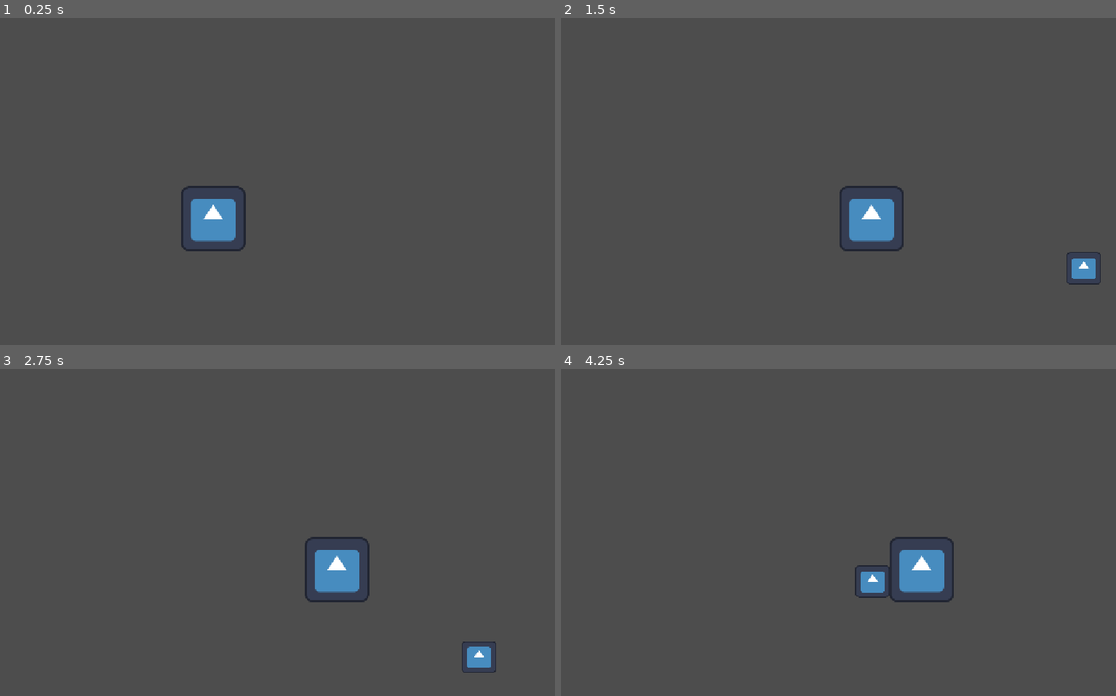
Above: before the commit, frames 1-4 (two rows, left to right).
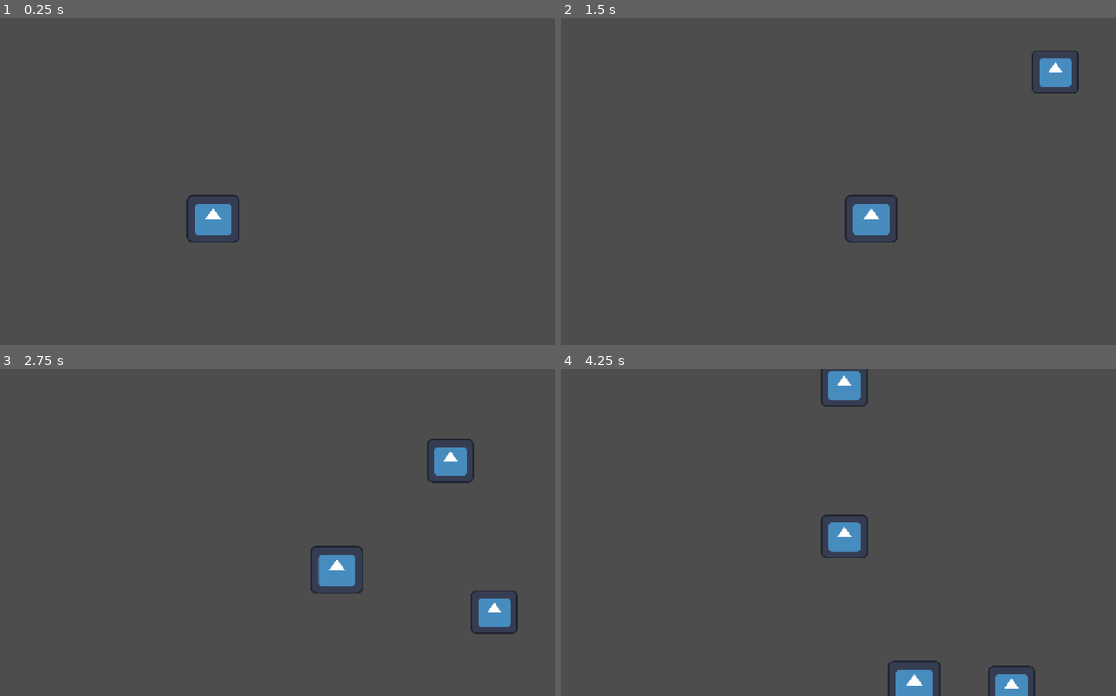
Above: after the commit, the same moments.

Repository: tanst-lang/Zombie-runner
Game: Godot game, scene res://world_scene.tscn
Same seed, same stepped clock (60 frames per second), same inputs: the game is played once before the commit and once after it. The engine's default icon, where the game draws it, is replaced by a stand-in: a white triangle on a blue panel in a dark square.
Inputs:
- Up to frame 1 (0.25 s): no input
- Up to frame 2 (1.5 s): tap Enter at 0.5 s; hold Right (ui_right) 0.53-1.28 s; hold Left (ui_left) from 1.28 s (still down)
- Up to frame 3 (2.75 s): release Left (ui_left) at 2.03 s; hold Right (ui_right) from 2.03 s (still down)
- Up to frame 4 (4.25 s): release Right (ui_right) at 3.53 s; hold Left (ui_left) from 3.53 s (still down)

The runs differ from the first frame. In frame 1, 0.9% of the frame differs, in the area x 32-45%, y 51-72%; in frame 2, 1.9%; in frame 3, 2.6%; in frame 4, 4.2%, in the area x 46-86%, y 0-100%.

Commit message:
updt obstacle size and spawn places

Diff:
--- a/zombie-runner/obstacles_scene.tscn
+++ b/zombie-runner/obstacles_scene.tscn
@@ -4,16 +4,16 @@
 [ext_resource type="Texture2D" uid="uid://cutfydom2o770" path="res://icon.svg" id="2_7ufl3"]
 
 [sub_resource type="RectangleShape2D" id="RectangleShape2D_ge4e3"]
-size = Vector2(73, 57)
+size = Vector2(87, 80)
 
 [node name="object" type="StaticBody2D" unique_id=480257866]
 script = ExtResource("1_1gshu")
 
 [node name="Sprite2D" type="Sprite2D" parent="." unique_id=1281299314]
-position = Vector2(57, 70)
-scale = Vector2(0.5419929, 0.4931655)
+position = Vector2(0.656227, 0.7187043)
+scale = Vector2(0.72412145, 0.67627025)
 texture = ExtResource("2_7ufl3")
 
 [node name="CollisionShape2D" type="CollisionShape2D" parent="." unique_id=127777098]
-position = Vector2(56.5, 67.5)
+position = Vector2(0.5, 1)
 shape = SubResource("RectangleShape2D_ge4e3")
--- a/zombie-runner/obstacles_spawner.gd
+++ b/zombie-runner/obstacles_spawner.gd
@@ -5,6 +5,6 @@
 func _on_timer_timeout() -> void:
 	var obstacles = preload("res://obstacles_scene.tscn").instantiate()
 	obstacles.position.y = marker.position.y
-	obstacles.position.x = randf_range(10,1100)
+	obstacles.position.x = randf_range(1,110) * 10
 
 	add_child(obstacles)
--- a/zombie-runner/player_scene.tscn
+++ b/zombie-runner/player_scene.tscn
@@ -4,14 +4,16 @@
 [ext_resource type="Texture2D" uid="uid://cutfydom2o770" path="res://icon.svg" id="1_g662q"]
 
 [sub_resource type="RectangleShape2D" id="RectangleShape2D_6tghx"]
-size = Vector2(122, 121)
+size = Vector2(99, 89)
 
 [node name="CharacterBody2D" type="CharacterBody2D" unique_id=1844742056]
 script = ExtResource("1_g5c48")
 
 [node name="Sprite2D" type="Sprite2D" parent="." unique_id=1024116461]
+position = Vector2(-8.940697e-07, 3.218651e-06)
+scale = Vector2(0.8203125, 0.7421875)
 texture = ExtResource("1_g662q")
 
 [node name="CollisionShape2D" type="CollisionShape2D" parent="." unique_id=1903224462]
-position = Vector2(0, -0.5)
+position = Vector2(0, 1)
 shape = SubResource("RectangleShape2D_6tghx")
--- a/zombie-runner/world_scene.tscn
+++ b/zombie-runner/world_scene.tscn
@@ -15,6 +15,6 @@
 autostart = true
 
 [node name="Marker2D" type="Marker2D" parent="obstacles_spawner" unique_id=1037602781]
-position = Vector2(480, 276)
+position = Vector2(486, -44)
 
 [connection signal="timeout" from="obstacles_spawner/Timer" to="obstacles_spawner" method="_on_timer_timeout"]
